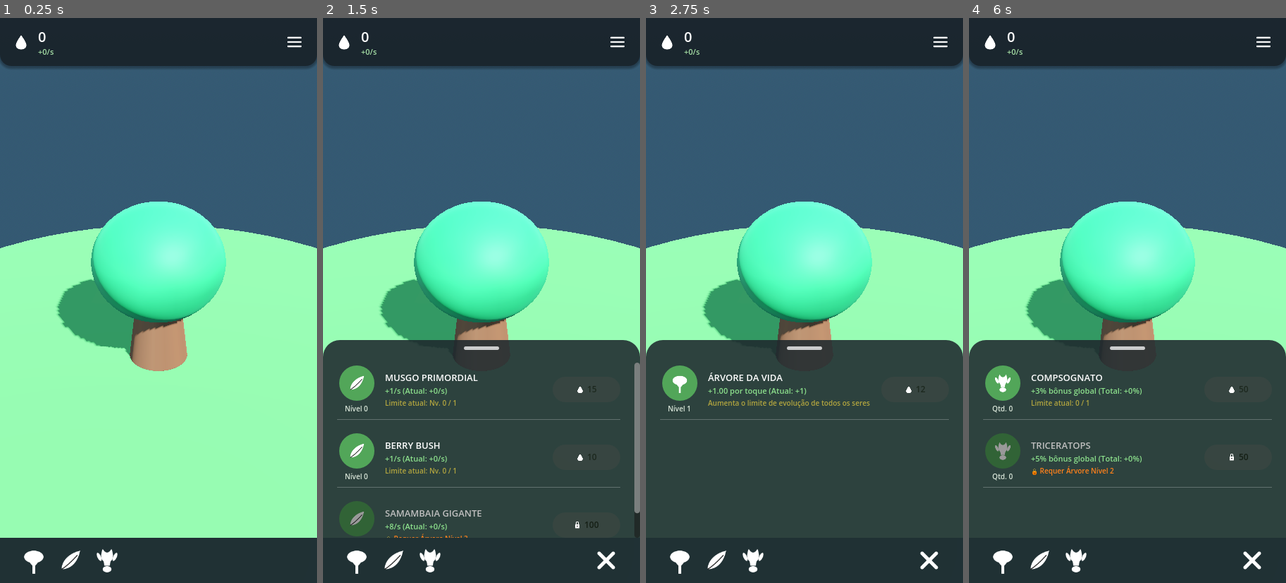
Above: before the commit, frames 1-4 (left to right).
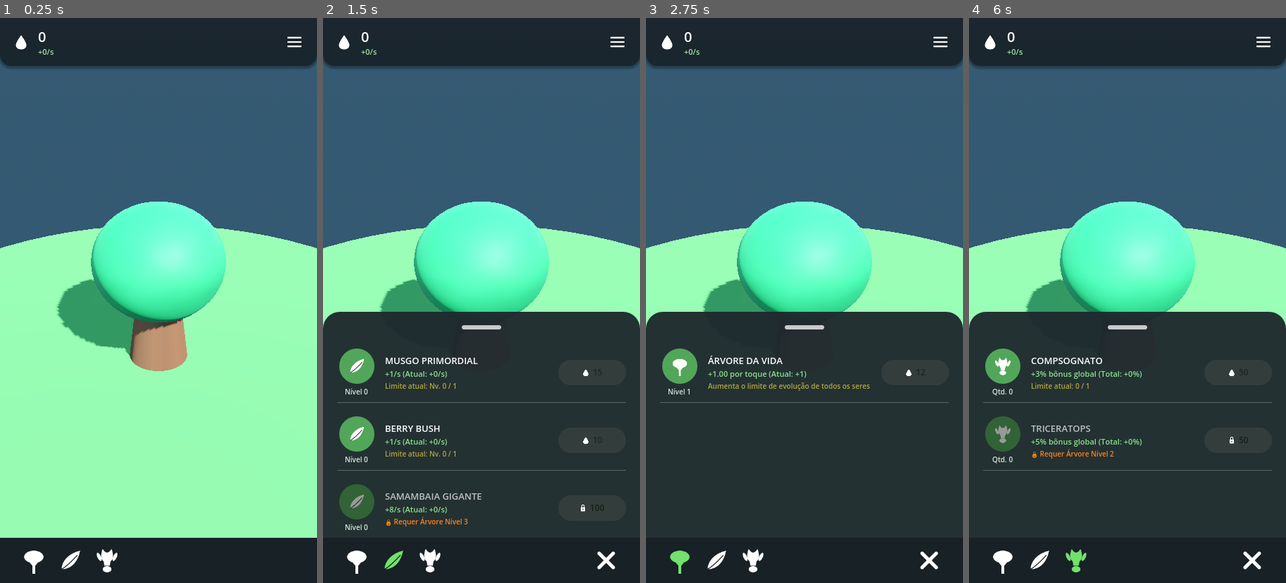
Above: after the commit, the same moments.

Repository: W0odz/Idle_Game
Game: Godot game, scene res://Scenes/Main.tscn
Two runs of this game, one before a commit and one after it. Both use one fixed random seed, a clock stepped at 60 frames per second and the inputs below.
Inputs (mouse positions are in pixels of both pictures, inside the frame that each line leads up to):
- Up to frame 1 (0.25 s): no input
- Up to frame 2 (1.5 s): click (357, 560) at 0.5 s; click (392, 560) at 1.25 s
- Up to frame 3 (2.75 s): click (680, 560) at 2 s
- Up to frame 4 (6 s): click (1038, 560) at 2.75 s; click (1003, 560) at 3.5 s; click (1038, 560) at 4.25 s; click (1263, 40) at 5 s; click (1076, 560) at 5.75 s

The runs differ from the first frame. In frame 2, 10% of the frame differs, in the area x 0-100%, y 52-98%; in frame 3, 7.3%; in frame 4, 8.9%.

Commit message:
Ajustes de HUD para a build APK

Diff:
--- a/idle-game/Autoload/game_manager.gd
+++ b/idle-game/Autoload/game_manager.gd
@@ -25,43 +25,55 @@
 	load_catalogs()
 	recalculate_economy()
 
-## Automatically loads .tres resource files from their respective data folders
+## Loads .tres resource files using both DirAccess and direct fallback preloads (essential for Android APK packages)
 func load_catalogs() -> void:
-	# Load Tree of Life from res://Data/Tree/ (accepts any .tres file in that folder)
-	if not tree_data:
-		var tree_list = _load_resources_from_dir("res://Data/Tree")
-		if not tree_list.is_empty() and tree_list[0] is TreeOfLifeData:
-			tree_data = tree_list[0]
+	# 1. Fallback / direct known resources (Guarantees loading on Android APK where dir listing can be stripped)
+	var fallback_tree = load("res://Data/Tree/tree_of_life.tres")
+	if fallback_tree and not tree_data:
+		tree_data = fallback_tree
 
-	# Load Flora resources from res://Data/Flora/ (accepts any .tres file name)
-	for res in _load_resources_from_dir("res://Data/Flora"):
-		if res is FloraData and not res.id.is_empty():
-			flora_catalog[res.id] = res
+	var fallback_flora = [
+		"res://Data/Flora/ancient_moss.tres",
+		"res://Data/Flora/berry_bush.tres",
+		"res://Data/Flora/giant_fern.tres"
+	]
+	for path in fallback_flora:
+		if ResourceLoader.exists(path):
+			var res = load(path)
+			if res is FloraData and not res.id.is_empty():
+				flora_catalog[res.id] = res
 
-	# Load Dinosaur resources from res://Data/Dinos/ (accepts any .tres file name)
-	for res in _load_resources_from_dir("res://Data/Dinos"):
-		if res is DinoData and not res.id.is_empty():
-			dino_catalog[res.id] = res
+	var fallback_dinos = [
+		"res://Data/Dinos/compsognathus.tres",
+		"res://Data/Dinos/triceratops.tres"
+	]
+	for path in fallback_dinos:
+		if ResourceLoader.exists(path):
+			var res = load(path)
+			if res is DinoData and not res.id.is_empty():
+				dino_catalog[res.id] = res
 
-## Helper method to read all .tres files inside a given directory
-func _load_resources_from_dir(dir_path: String) -> Array[Resource]:
-	var result: Array[Resource] = []
+	# 2. Dynamic directory scanning for newly added items
+	_scan_dir_into_catalog("res://Data/Flora", flora_catalog)
+	_scan_dir_into_catalog("res://Data/Dinos", dino_catalog)
+
+func _scan_dir_into_catalog(dir_path: String, target_dict: Dictionary) -> void:
 	var dir = DirAccess.open(dir_path)
 	if not dir:
-		return result
-
+		return
 	dir.list_dir_begin()
 	var file_name = dir.get_next()
 	while file_name != "":
-		# Filter only .tres files (ignoring subdirectories and import files)
-		if not dir.current_is_dir() and file_name.ends_with(".tres"):
-			var full_path = dir_path.path_join(file_name)
-			var res = load(full_path)
-			if res:
-				result.append(res)
+		# On Android, exported files might have .remap extension
+		var clean_name = file_name.trim_suffix(".remap")
+		if clean_name.ends_with(".tres"):
+			var full_path = dir_path.path_join(clean_name)
+			if ResourceLoader.exists(full_path):
+				var res = load(full_path)
+				if res and "id" in res and not res.id.is_empty():
+					target_dict[res.id] = res
 		file_name = dir.get_next()
 	dir.list_dir_end()
-	return result
 
 func _process(delta: float) -> void:
 	# Continuous passive production generated by flora and amplified by dinos
--- a/idle-game/Scenes/UI/HUD.tscn
+++ b/idle-game/Scenes/UI/HUD.tscn
@@ -17,7 +17,7 @@
 shadow_offset = Vector2(0, 2)
 
 [sub_resource type="StyleBoxFlat" id="StyleBoxFlat_sheet"]
-bg_color = Color(0.12, 0.16, 0.18, 0.88)
+bg_color = Color(0.12, 0.16, 0.18, 0.96)
 corner_radius_top_left = 24
 corner_radius_top_right = 24
 expand_margin_top = 4.0
@@ -30,7 +30,7 @@
 corner_radius_bottom_left = 3
 
 [sub_resource type="StyleBoxFlat" id="StyleBoxFlat_tabbar"]
-bg_color = Color(0.1, 0.15, 0.18, 0.95)
+bg_color = Color(0.09, 0.13, 0.15, 1)
 
 [node name="HUD" type="CanvasLayer"]
 
@@ -106,27 +106,38 @@
 [node name="BottomSheet" type="PanelContainer" parent="RootControl"]
 unique_name_in_owner = true
 layout_mode = 1
-anchors_preset = 12
-anchor_top = 1.0
-anchor_right = 1.0
-anchor_bottom = 1.0
-offset_top = -340.0
-offset_bottom = -64.0
-grow_horizontal = 2
-grow_vertical = 0
+anchors_preset = 15
+anchor_right = 1.0
+anchor_bottom = 1.0
+offset_top = 420.0
+offset_bottom = 200.0
+grow_horizontal = 2
+grow_vertical = 2
 theme_override_styles/panel = SubResource("StyleBoxFlat_sheet")
 
 [node name="VBox" type="VBoxContainer" parent="RootControl/BottomSheet"]
 layout_mode = 2
-theme_override_constants/separation = 12
-
-[node name="HandleCenter" type="CenterContainer" parent="RootControl/BottomSheet/VBox"]
-custom_minimum_size = Vector2(0, 16)
-layout_mode = 2
-
-[node name="Handle" type="Panel" parent="RootControl/BottomSheet/VBox/HandleCenter"]
-custom_minimum_size = Vector2(50, 5)
-layout_mode = 2
+theme_override_constants/separation = 8
+
+[node name="HandleArea" type="Control" parent="RootControl/BottomSheet/VBox"]
+unique_name_in_owner = true
+custom_minimum_size = Vector2(0, 36)
+layout_mode = 2
+mouse_default_cursor_shape = 9
+
+[node name="HandleCenter" type="CenterContainer" parent="RootControl/BottomSheet/VBox/HandleArea"]
+layout_mode = 1
+anchors_preset = 15
+anchor_right = 1.0
+anchor_bottom = 1.0
+grow_horizontal = 2
+grow_vertical = 2
+mouse_filter = 2
+
+[node name="Handle" type="Panel" parent="RootControl/BottomSheet/VBox/HandleArea/HandleCenter"]
+custom_minimum_size = Vector2(56, 6)
+layout_mode = 2
+mouse_filter = 2
 theme_override_styles/panel = SubResource("StyleBoxFlat_handle")
 
 [node name="ScrollContainer" type="ScrollContainer" parent="RootControl/BottomSheet/VBox"]
@@ -141,7 +152,7 @@
 theme_override_constants/margin_left = 20
 theme_override_constants/margin_top = 4
 theme_override_constants/margin_right = 20
-theme_override_constants/margin_bottom = 10
+theme_override_constants/margin_bottom = 180
 
 [node name="ItemsContainer" type="VBoxContainer" parent="RootControl/BottomSheet/VBox/ScrollContainer/Margin"]
 unique_name_in_owner = true
@@ -150,6 +161,7 @@
 theme_override_constants/separation = 12
 
 [node name="BottomTabBar" type="PanelContainer" parent="RootControl"]
+z_index = 5
 custom_minimum_size = Vector2(0, 64)
 layout_mode = 1
 anchors_preset = 12
--- a/idle-game/Scenes/UI/hud.gd
+++ b/idle-game/Scenes/UI/hud.gd
@@ -3,6 +3,7 @@
 @onready var vitality_label: Label = %VitalityLabel
 @onready var rate_label: Label = %RateLabel
 @onready var bottom_sheet: PanelContainer = %BottomSheet
+@onready var handle_area: Control = %HandleArea
 @onready var items_container: VBoxContainer = %ItemsContainer
 
 @onready var tab_tree_btn: Button = %TabTreeBtn
@@ -19,25 +20,43 @@
 var current_tab: Tab = Tab.NONE
 
 var active_rows: Dictionary = {}
-
-# Rolling window to estimate actual taps per second
 var recent_tap_times: Array[float] = []
+
+# Vertical Y coordinates of bottom_sheet.position.y:
+# In an 800px high viewport:
+# 1. POS_CLOSED = 800.0 (completely offscreen below the bottom bar)
+# 2. POS_MID = 420.0 (open halfway, diorama visible above)
+# 3. POS_FULL = 76.0 (full screen, just beneath the top bar)
+const POS_CLOSED: float = 800.0
+const POS_MID: float = 420.0
+const POS_FULL: float = 76.0
+
+var is_dragging_sheet: bool = false
+var drag_start_mouse_y: float = 0.0
+var drag_start_sheet_y: float = 0.0
+var active_tween: Tween = null
+
+const COLOR_ACTIVE: Color = Color(0.45, 0.88, 0.42, 1.0)
+const COLOR_INACTIVE: Color = Color(1.0, 1.0, 1.0, 1.0)
 
 func _ready() -> void:
 	CurrencyManager.vitality_changed.connect(_on_vitality_changed)
 	CurrencyManager.rates_updated.connect(_on_rates_updated)
 	GameManager.player_tapped.connect(func(_amount): record_player_tap())
 
-	tab_tree_btn.pressed.connect(func(): set_tab(Tab.TREE))
-	tab_flora_btn.pressed.connect(func(): set_tab(Tab.FLORA))
-	tab_dino_btn.pressed.connect(func(): set_tab(Tab.DINO))
-	close_sheet_btn.pressed.connect(func(): set_tab(Tab.NONE))
-
-	update_vitality_display()
-	set_tab(Tab.NONE)
+	tab_tree_btn.pressed.connect(func(): on_tab_button_pressed(Tab.TREE))
+	tab_flora_btn.pressed.connect(func(): on_tab_button_pressed(Tab.FLORA))
+	tab_dino_btn.pressed.connect(func(): on_tab_button_pressed(Tab.DINO))
+	close_sheet_btn.pressed.connect(func(): close_sheet())
+
+	handle_area.gui_input.connect(_on_handle_gui_input)
+
+	update_vitality_display()
+	update_tab_icons_color()
+	bottom_sheet.position.y = POS_CLOSED
+	bottom_sheet.visible = false
 
 func _process(delta: float) -> void:
-	# Purge taps older than 1.5 seconds to compute a rolling tap-rate
 	var now := Time.get_ticks_msec() / 1000.0
 	while not recent_tap_times.is_empty() and (now - recent_tap_times[0]) > 1.5:
 		recent_tap_times.pop_front()
@@ -52,10 +71,8 @@
 func update_vitality_display() -> void:
 	vitality_label.text = CurrencyManager.format_number(CurrencyManager.vitality)
 
-	# Calculate taps per second over the last rolling window
 	var tap_rate: float = 0.0
 	if not recent_tap_times.is_empty():
-		# Count over 1.5 seconds window -> rate per second
 		tap_rate = float(recent_tap_times.size()) / 1.5
 
 	var click_vitality_per_sec: float = tap_rate * CurrencyManager.vitality_per_click
@@ -63,15 +80,86 @@
 
 	rate_label.text = "+%s/s" % CurrencyManager.format_number(combined_rate)
 
-func set_tab(tab: Tab) -> void:
+func on_tab_button_pressed(tab: Tab) -> void:
+	if current_tab == tab and bottom_sheet.visible:
+		# Clicking the already selected tab toggles it closed
+		close_sheet()
+		return
+
+	# Switching to a different tab keeps the sheet open at its current height!
 	current_tab = tab
-	if current_tab == Tab.NONE:
+	bottom_sheet.visible = true
+	close_sheet_btn.visible = true
+	update_tab_icons_color()
+	build_items()
+
+	# Only animate if opening from closed state
+	if bottom_sheet.position.y > POS_MID + 30.0:
+		snap_sheet_to(POS_MID, true)
+
+func close_sheet() -> void:
+	current_tab = Tab.NONE
+	update_tab_icons_color()
+	close_sheet_btn.visible = false
+	snap_sheet_to(POS_CLOSED, true, func():
 		bottom_sheet.visible = false
-		close_sheet_btn.visible = false
+	)
+
+func update_tab_icons_color() -> void:
+	tab_tree_btn.modulate = COLOR_ACTIVE if current_tab == Tab.TREE else COLOR_INACTIVE
+	tab_flora_btn.modulate = COLOR_ACTIVE if current_tab == Tab.FLORA else COLOR_INACTIVE
+	tab_dino_btn.modulate = COLOR_ACTIVE if current_tab == Tab.DINO else COLOR_INACTIVE
+
+func _on_handle_gui_input(event: InputEvent) -> void:
+	if event is InputEventMouseButton and event.button_index == MOUSE_BUTTON_LEFT:
+		if event.pressed:
+			is_dragging_sheet = true
+			drag_start_mouse_y = event.global_position.y
+			drag_start_sheet_y = bottom_sheet.position.y
+			if active_tween and active_tween.is_valid():
+				active_tween.kill()
+		else:
+			if is_dragging_sheet:
+				is_dragging_sheet = false
+				finalize_drag_snap()
+
+	elif event is InputEventMouseMotion and is_dragging_sheet:
+		var delta_y: float = event.global_position.y - drag_start_mouse_y
+		var new_y: float = drag_start_sheet_y + delta_y
+		bottom_sheet.position.y = clampf(new_y, POS_FULL, POS_CLOSED)
+
+	elif event is InputEventScreenDrag and is_dragging_sheet:
+		var delta_y: float = event.relative.y
+		var new_y: float = bottom_sheet.position.y + delta_y
+		bottom_sheet.position.y = clampf(new_y, POS_FULL, POS_CLOSED)
+
+func finalize_drag_snap() -> void:
+	var current_y: float = bottom_sheet.position.y
+
+	var close_threshold: float = (POS_MID + POS_CLOSED) / 2.0
+	var expand_threshold: float = (POS_MID + POS_FULL) / 2.0
+
+	if current_y > close_threshold:
+		close_sheet()
+	elif current_y < expand_threshold:
+		snap_sheet_to(POS_FULL, true)
 	else:
-		bottom_sheet.visible = true
-		close_sheet_btn.visible = true
-		build_items()
+		snap_sheet_to(POS_MID, true)
+
+func snap_sheet_to(target_y: float, animate: bool = true, on_complete: Callable = Callable()) -> void:
+	if active_tween and active_tween.is_valid():
+		active_tween.kill()
+
+	if not animate:
+		bottom_sheet.position.y = target_y
+		if on_complete.is_valid():
+			on_complete.call()
+		return
+
+	active_tween = create_tween()
+	active_tween.tween_property(bottom_sheet, "position:y", target_y, 0.22).set_trans(Tween.TRANS_CUBIC).set_ease(Tween.EASE_OUT)
+	if on_complete.is_valid():
+		active_tween.tween_callback(on_complete)
 
 func build_items() -> void:
 	for child in items_container.get_children():
Not shown, changed: idle-game/export_presets.cfg
